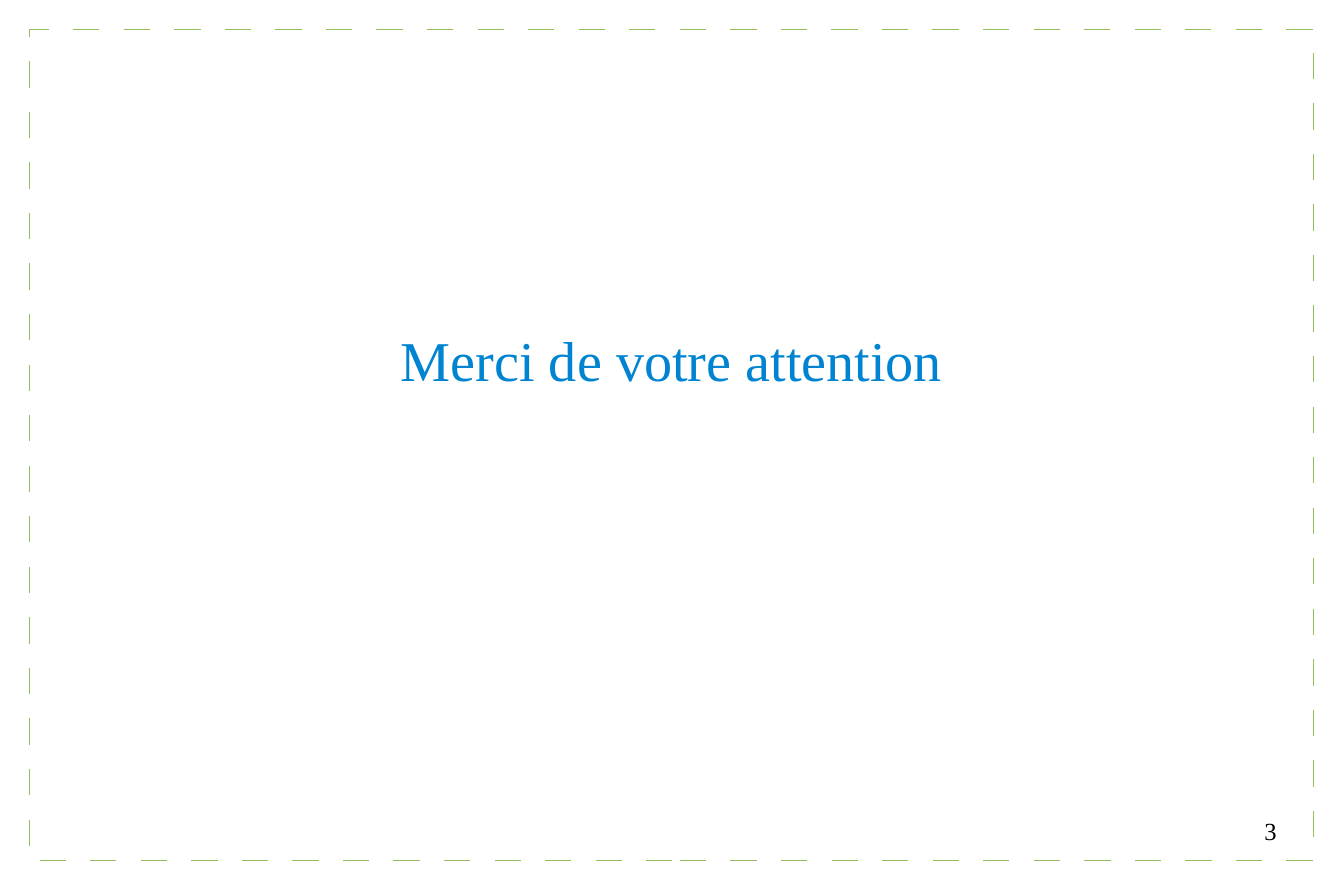
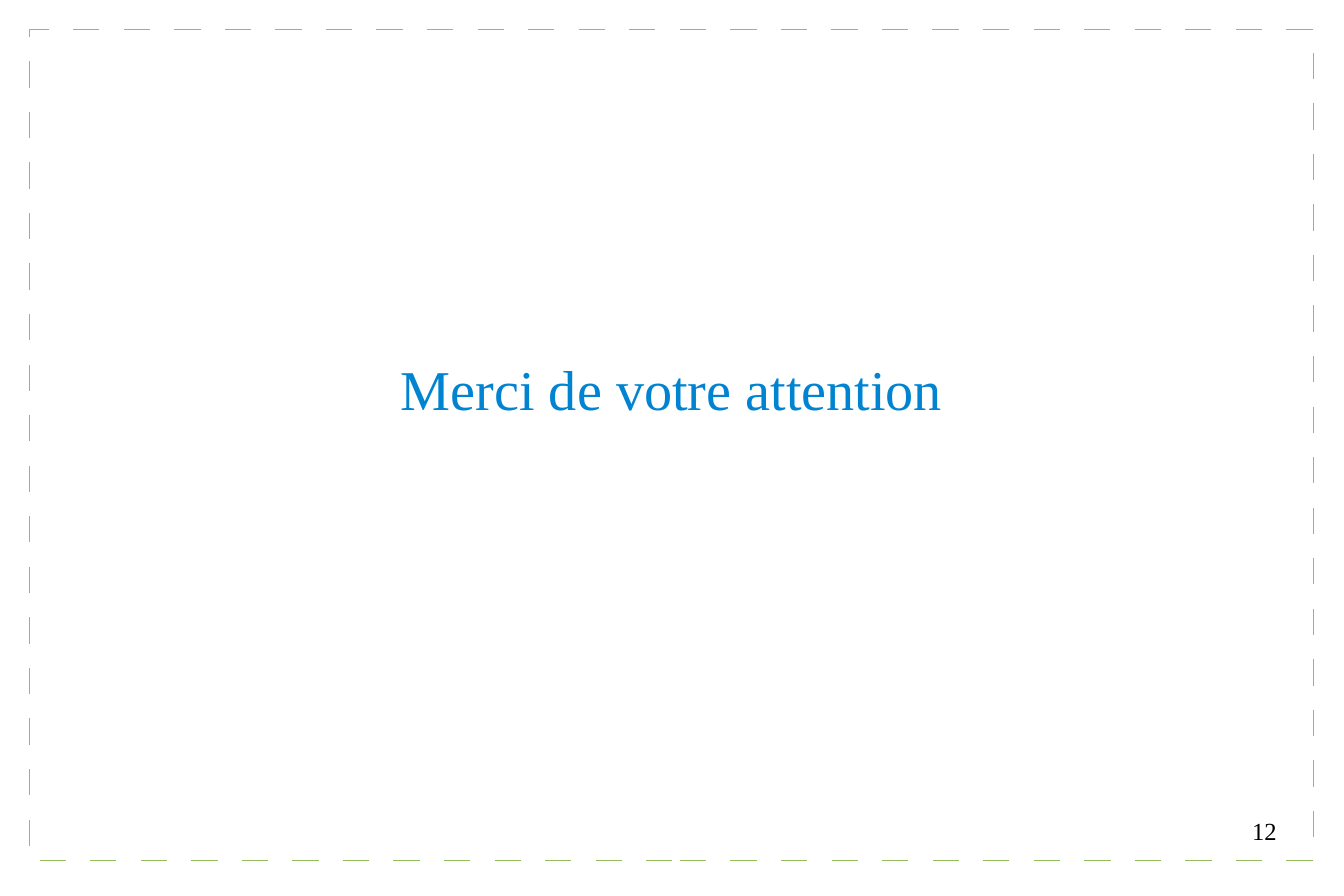
Before and after one commit to Gouga34/TERM1_Poker, a slide deck: slide 12 of Soutenance/presentation.odp (slide 3 before the commit). Drawn at 1344x896 pixels with LibreOffice and Linux fonts; fonts in the diff are those of the drawing. Boxes give left, top, right and bottom in pixels: in the first picture for what was removed or moved away, otherwise in the second. Text is boxed around its words. In the diff, an @@ line names an element or a change of style, - is before the commit and + after.

```diff
--- a/Soutenance/presentation.odp
+++ b/Soutenance/presentation.odp
@@ text "Merci de votre attention": place and size @@
-text "Merci de votre attention" at [401,342,942,382]
+text "Merci de votre attention" at [401,371,942,411]
@@ page number at [1252,823,1277,840]: text changed @@
-3
+12
```
Also in this commit, not shown: 10 slides added, 1 slide removed.
